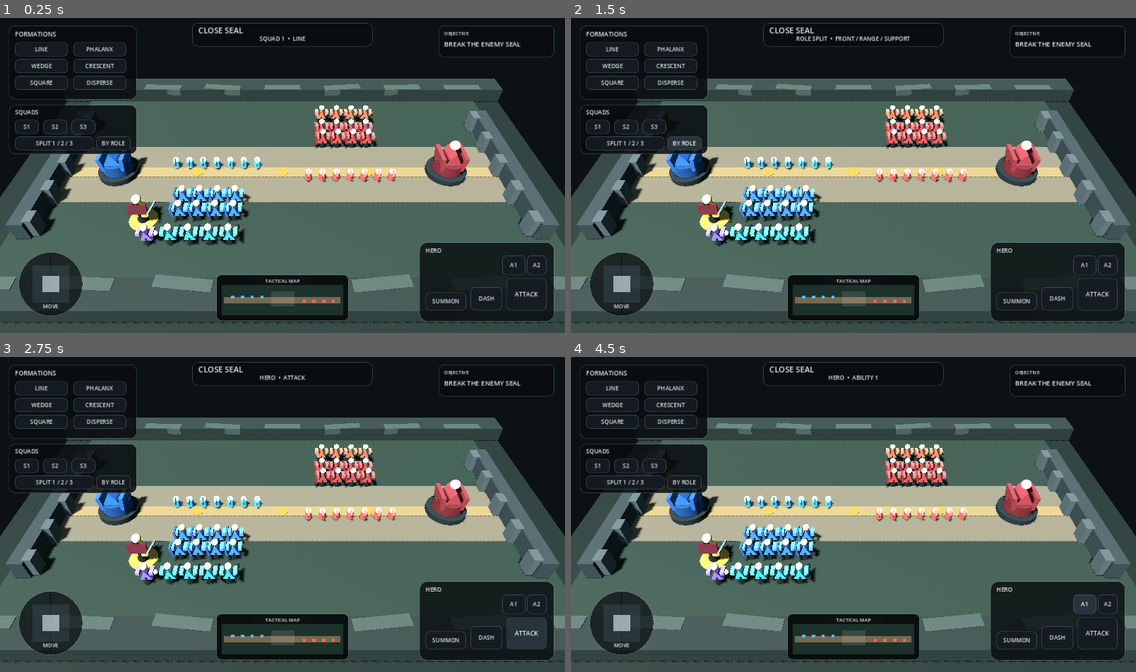
Above: before the commit, frames 1-4 (two rows, left to right).
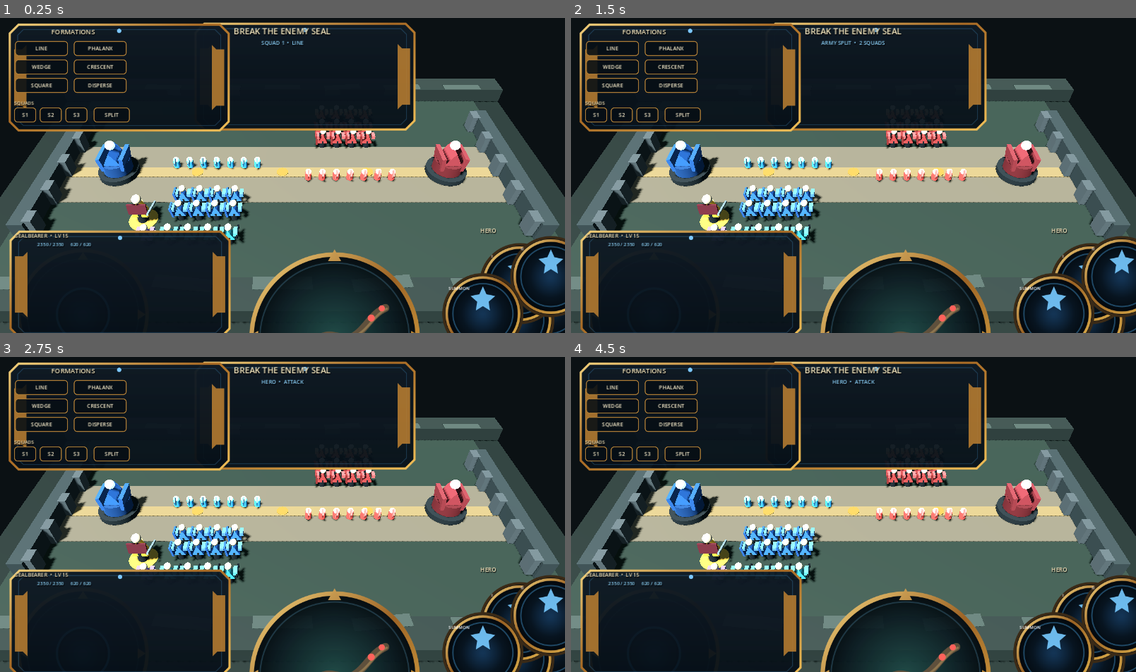
Above: after the commit, the same moments.

Repository: heliossamuelhernandezreyes/Closeseal
Game: Godot game, scene res://src/prototype/greybox_battlefield.tscn
Same seed, same stepped clock (60 frames per second), same inputs: the game is played once before the commit and once after it.
Inputs (mouse positions are in pixels of both pictures, inside the frame that each line leads up to):
- Up to frame 1 (0.25 s): no input
- Up to frame 2 (1.5 s): click "SPLIT 1 / 2 / 3" (after the commit: "SPLIT") at 0.5 s; click (684, 144) at 1.25 s, where only the run before the commit has a clickable "BY ROLE"
- Up to frame 3 (2.75 s): click "ATTACK" at 2 s
- Up to frame 4 (4.5 s): click "DASH" at 2.75 s; click (1062, 596) at 3.5 s, where only the run after the commit has a clickable "I"; click (1085, 602) at 4.25 s, where only the run before the commit has a clickable "A1"

The runs differ from the first frame. In frame 1, 36% of the frame differs, in the area x 1-100%, y 1-100%; in frame 2, 37%; in frame 3, 37%; in frame 4, 37%.

Commit message:
Skin tactical HUD with transparent modular art

Diff:
--- a/src/prototype/tactical_hud.gd
+++ b/src/prototype/tactical_hud.gd
@@ -3,30 +3,28 @@
 var selected_formation := "LINE"
 var selected_squad := 1
 var status_label: Label
-var formation_buttons: Array[Button] = []
-var squad_buttons: Array[Button] = []
+
+const PANEL_TEX = preload("res://assets/ui/ornate_panel.svg")
+const ABILITY_TEX = preload("res://assets/ui/ability_ring.svg")
+const JOYSTICK_TEX = preload("res://assets/ui/joystick_frame.svg")
+const MINIMAP_TEX = preload("res://assets/ui/minimap_frame.svg")
 
 func _ready() -> void:
     layer = 10
     _build_hud()
 
-func _panel(rect: Rect2, color: Color, radius := 12.0) -> Panel:
-    var p := Panel.new()
-    p.position = rect.position
-    p.size = rect.size
-    var style := StyleBoxFlat.new()
-    style.bg_color = color
-    style.border_color = Color(0.75, 0.82, 0.86, 0.18)
-    style.set_border_width_all(1)
-    style.corner_radius_top_left = int(radius)
-    style.corner_radius_top_right = int(radius)
-    style.corner_radius_bottom_left = int(radius)
-    style.corner_radius_bottom_right = int(radius)
-    p.add_theme_stylebox_override("panel", style)
-    add_child(p)
-    return p
+func _tex(parent: Node, texture: Texture2D, pos: Vector2, size_: Vector2, mouse := Control.MOUSE_FILTER_IGNORE) -> TextureRect:
+    var t := TextureRect.new()
+    t.texture = texture
+    t.position = pos
+    t.size = size_
+    t.expand_mode = TextureRect.EXPAND_IGNORE_SIZE
+    t.stretch_mode = TextureRect.STRETCH_KEEP_ASPECT_CENTERED
+    t.mouse_filter = mouse
+    parent.add_child(t)
+    return t
 
-func _label(parent: Node, text_: String, pos: Vector2, size_: Vector2, font_size := 16, align := HORIZONTAL_ALIGNMENT_LEFT) -> Label:
+func _label(parent: Node, text_: String, pos: Vector2, size_: Vector2, font_size := 16, align := HORIZONTAL_ALIGNMENT_LEFT, color := Color("f3e5bd")) -> Label:
     var l := Label.new()
     l.text = text_
     l.position = pos
@@ -34,115 +32,128 @@
     l.horizontal_alignment = align
     l.vertical_alignment = VERTICAL_ALIGNMENT_CENTER
     l.add_theme_font_size_override("font_size", font_size)
-    l.add_theme_color_override("font_color", Color("e7edf1"))
+    l.add_theme_color_override("font_color", color)
+    l.add_theme_color_override("font_shadow_color", Color(0,0,0,.75))
+    l.add_theme_constant_override("shadow_offset_x", 1)
+    l.add_theme_constant_override("shadow_offset_y", 2)
     parent.add_child(l)
     return l
 
-func _button(parent: Node, text_: String, pos: Vector2, size_: Vector2) -> Button:
+func _glass_button(parent: Node, text_: String, pos: Vector2, size_: Vector2) -> Button:
     var b := Button.new()
     b.text = text_
     b.position = pos
     b.size = size_
     b.focus_mode = Control.FOCUS_NONE
-    b.add_theme_font_size_override("font_size", 13)
+    b.add_theme_font_size_override("font_size", 12)
+    b.add_theme_color_override("font_color", Color("f5e9c8"))
     var normal := StyleBoxFlat.new()
-    normal.bg_color = Color(0.08,0.11,0.13,0.92)
-    normal.border_color = Color(0.45,0.55,0.60,0.45)
-    normal.set_border_width_all(1)
-    normal.set_corner_radius_all(9)
+    normal.bg_color = Color(0.025,0.055,0.08,0.88)
+    normal.border_color = Color("a87935")
+    normal.set_border_width_all(2)
+    normal.set_corner_radius_all(7)
     var hover := normal.duplicate()
-    hover.bg_color = Color(0.16,0.21,0.24,0.95)
+    hover.bg_color = Color(0.05,0.18,0.29,0.94)
+    hover.border_color = Color("e8c263")
     var pressed := normal.duplicate()
-    pressed.bg_color = Color(0.72,0.53,0.20,0.98)
+    pressed.bg_color = Color(0.04,0.27,0.46,0.98)
+    pressed.border_color = Color("79c9ff")
     b.add_theme_stylebox_override("normal", normal)
     b.add_theme_stylebox_override("hover", hover)
     b.add_theme_stylebox_override("pressed", pressed)
     parent.add_child(b)
     return b
 
+func _ability(parent: Node, text_: String, pos: Vector2, diameter: float) -> Button:
+    _tex(parent, ABILITY_TEX, pos, Vector2(diameter, diameter))
+    var b := Button.new()
+    b.text = text_
+    b.position = pos
+    b.size = Vector2(diameter, diameter)
+    b.focus_mode = Control.FOCUS_NONE
+    b.flat = true
+    b.add_theme_font_size_override("font_size", int(max(10.0, diameter * .13)))
+    b.add_theme_color_override("font_color", Color.WHITE)
+    b.add_theme_color_override("font_hover_color", Color("9cdbff"))
+    b.add_theme_color_override("font_pressed_color", Color("ffd978"))
+    parent.add_child(b)
+    return b
+
+func _panel_art(parent: Node, pos: Vector2, size_: Vector2) -> Control:
+    var root := Control.new()
+    root.position = pos
+    root.size = size_
+    parent.add_child(root)
+    _tex(root, PANEL_TEX, Vector2.ZERO, size_)
+    return root
+
 func _build_hud() -> void:
-    var viewport_size := get_viewport().get_visible_rect().size
+    var vp := get_viewport().get_visible_rect().size
 
-    # Top command/status ribbon.
-    var top := _panel(Rect2(Vector2(viewport_size.x * 0.34, 16), Vector2(viewport_size.x * 0.32, 54)), Color(0.035,0.05,0.06,0.90), 14)
-    _label(top, "CLOSE SEAL", Vector2(14,4), Vector2(140,22), 18)
-    status_label = _label(top, "SQUAD 1  •  LINE", Vector2(14,25), Vector2(top.size.x-28,22), 13, HORIZONTAL_ALIGNMENT_CENTER)
+    # Objective ribbon / battle identity.
+    var objective := _panel_art(self, Vector2(vp.x * .34, 10), Vector2(vp.x * .32, 78))
+    _label(objective, "BREAK THE ENEMY SEAL", Vector2(20,10), Vector2(objective.size.x-40,30), 19, HORIZONTAL_ALIGNMENT_CENTER)
+    status_label = _label(objective, "SQUAD 1  •  LINE", Vector2(24,40), Vector2(objective.size.x-48,22), 12, HORIZONTAL_ALIGNMENT_CENTER, Color("8ed5ff"))
 
-    # Formation command cluster — upper left.
-    var forms := _panel(Rect2(Vector2(20, 22), Vector2(290, 168)), Color(0.035,0.05,0.06,0.88), 14)
-    _label(forms, "FORMATIONS", Vector2(14,8), Vector2(170,24), 14)
+    # Formation command surface.
+    var command := _panel_art(self, Vector2(14, 12), Vector2(304, 252))
+    _label(command, "FORMATIONS", Vector2(18,12), Vector2(268,24), 15, HORIZONTAL_ALIGNMENT_CENTER)
     var names := ["LINE", "PHALANX", "WEDGE", "CRESCENT", "SQUARE", "DISPERSE"]
     for i in range(names.size()):
         var row := i / 2
         var col := i % 2
-        var b := _button(forms, names[i], Vector2(14 + col * 132, 38 + row * 38), Vector2(120, 32))
+        var b := _glass_button(command, names[i], Vector2(20 + col*133, 45 + row*42), Vector2(120,34))
         b.pressed.connect(_on_formation_pressed.bind(names[i]))
-        formation_buttons.append(b)
+    _label(command, "SQUADS", Vector2(18,174), Vector2(86,18), 11)
+    for i in range(3):
+        var sb := _glass_button(command, "S%d" % (i+1), Vector2(18+i*58,196), Vector2(50,34))
+        sb.pressed.connect(_on_squad_pressed.bind(i+1))
+    var split := _glass_button(command, "SPLIT", Vector2(198,196), Vector2(82,34))
+    split.pressed.connect(_on_split_pressed)
 
-    # Squad selection / split strip.
-    var squads := _panel(Rect2(Vector2(20, 202), Vector2(290, 112)), Color(0.035,0.05,0.06,0.86), 14)
-    _label(squads, "SQUADS", Vector2(14,6), Vector2(120,22), 13)
-    for i in range(3):
-        var sb := _button(squads, "S%d" % (i+1), Vector2(14 + i*64, 34), Vector2(54, 32))
-        sb.pressed.connect(_on_squad_pressed.bind(i+1))
-        squad_buttons.append(sb)
-    var split := _button(squads, "SPLIT 1 / 2 / 3", Vector2(14,72), Vector2(178,28))
-    split.pressed.connect(_on_split_pressed)
-    var role := _button(squads, "BY ROLE", Vector2(198,72), Vector2(78,28))
-    role.pressed.connect(_on_role_split_pressed)
+    # Left thumb movement control, visually skinned but kept as its own input zone.
+    var joy_size := 176.0
+    var joy_pos := Vector2(28, vp.y-joy_size-26)
+    _tex(self, JOYSTICK_TEX, joy_pos, Vector2(joy_size,joy_size))
+    var joy_hit := Control.new()
+    joy_hit.position = joy_pos
+    joy_hit.size = Vector2(joy_size,joy_size)
+    joy_hit.mouse_filter = Control.MOUSE_FILTER_STOP
+    joy_hit.gui_input.connect(_on_joystick_input)
+    add_child(joy_hit)
 
-    # Virtual joystick — lower left.
-    var joy := _panel(Rect2(Vector2(42, viewport_size.y - 184), Vector2(146,146)), Color(0.03,0.045,0.055,0.72), 73)
-    var ring := ColorRect.new()
-    ring.position = Vector2(31,31)
-    ring.size = Vector2(84,84)
-    ring.color = Color(0.25,0.34,0.38,0.36)
-    joy.add_child(ring)
-    var nub := ColorRect.new()
-    nub.position = Vector2(54,54)
-    nub.size = Vector2(38,38)
-    nub.color = Color(0.78,0.84,0.86,0.72)
-    joy.add_child(nub)
-    _label(joy, "MOVE", Vector2(36,112), Vector2(74,22), 12, HORIZONTAL_ALIGNMENT_CENTER)
+    # Tactical minimap, centered low and intentionally smaller than the concept sheet.
+    var map_size := 184.0
+    var map_pos := Vector2((vp.x-map_size)/2.0, vp.y-map_size-16)
+    _tex(self, MINIMAP_TEX, map_pos, Vector2(map_size,map_size))
+    var map_hit := Control.new()
+    map_hit.position = map_pos + Vector2(18,18)
+    map_hit.size = Vector2(map_size-36,map_size-36)
+    map_hit.mouse_filter = Control.MOUSE_FILTER_STOP
+    map_hit.gui_input.connect(_on_minimap_input)
+    add_child(map_hit)
 
-    # Tactical minimap — lower center.
-    var map_w := 300.0
-    var minimap := _panel(Rect2(Vector2((viewport_size.x-map_w)/2.0, viewport_size.y-132), Vector2(map_w,104)), Color(0.025,0.038,0.04,0.94), 10)
-    _label(minimap, "TACTICAL MAP", Vector2(8,2), Vector2(map_w-16,18), 11, HORIZONTAL_ALIGNMENT_CENTER)
-    var field := ColorRect.new()
-    field.position = Vector2(12,24)
-    field.size = Vector2(map_w-24,68)
-    field.color = Color("1d322b")
-    minimap.add_child(field)
-    var lane := ColorRect.new()
-    lane.position = Vector2(18,51)
-    lane.size = Vector2(map_w-36,14)
-    lane.color = Color("77684f")
-    minimap.add_child(lane)
-    for px in [34,56,78,100]:
-        var dot := ColorRect.new(); dot.position = Vector2(px,47); dot.size = Vector2(7,7); dot.color = Color("58b8ff"); minimap.add_child(dot)
-    for px in [196,218,240,262]:
-        var dot := ColorRect.new(); dot.position = Vector2(px,57); dot.size = Vector2(7,7); dot.color = Color("ff675f"); minimap.add_child(dot)
-    var cam := ColorRect.new(); cam.position = Vector2(125,38); cam.size = Vector2(52,34); cam.color = Color(1,1,1,0.12); minimap.add_child(cam)
-
-    # Hero actions — lower right.
-    var actions := _panel(Rect2(Vector2(viewport_size.x-330, viewport_size.y-206), Vector2(306,180)), Color(0.035,0.05,0.06,0.82), 18)
-    _label(actions, "HERO", Vector2(14,8), Vector2(80,20), 13)
-    var attack := _button(actions, "ATTACK", Vector2(198,82), Vector2(90,72)); attack.add_theme_font_size_override("font_size", 14)
-    var dash := _button(actions, "DASH", Vector2(116,102), Vector2(72,52))
-    var a1 := _button(actions, "A1", Vector2(188,30), Vector2(52,44))
-    var a2 := _button(actions, "A2", Vector2(244,30), Vector2(44,44))
-    var summon := _button(actions, "SUMMON", Vector2(14,114), Vector2(92,40))
+    # Hero action wheel. Art is independent from hitboxes.
+    var action_root := Control.new()
+    action_root.position = Vector2(vp.x-330, vp.y-244)
+    action_root.size = Vector2(310,220)
+    add_child(action_root)
+    _label(action_root, "HERO", Vector2(96,0), Vector2(120,24), 13, HORIZONTAL_ALIGNMENT_CENTER)
+    var attack := _ability(action_root, "ATTACK", Vector2(196,82), 108)
+    var dash := _ability(action_root, "DASH", Vector2(118,118), 72)
+    var a1 := _ability(action_root, "I", Vector2(132,36), 66)
+    var a2 := _ability(action_root, "II", Vector2(202,20), 64)
+    var summon := _ability(action_root, "SUMMON", Vector2(48,104), 76)
     attack.pressed.connect(_action_feedback.bind("ATTACK"))
     dash.pressed.connect(_action_feedback.bind("DASH"))
-    a1.pressed.connect(_action_feedback.bind("ABILITY 1"))
-    a2.pressed.connect(_action_feedback.bind("ABILITY 2"))
+    a1.pressed.connect(_action_feedback.bind("ABILITY I"))
+    a2.pressed.connect(_action_feedback.bind("ABILITY II"))
     summon.pressed.connect(_action_feedback.bind("SUMMON"))
 
-    # Objective/readability marker.
-    var objective := _panel(Rect2(Vector2(viewport_size.x-286, 22), Vector2(262,72)), Color(0.035,0.05,0.06,0.86), 12)
-    _label(objective, "OBJECTIVE", Vector2(12,6), Vector2(100,20), 11)
-    _label(objective, "BREAK THE ENEMY SEAL", Vector2(12,28), Vector2(238,28), 15)
+    # Small hero readout; keeps world readable while adding game identity.
+    var hero := _panel_art(self, Vector2(16, vp.y-238), Vector2(260,52))
+    _label(hero, "SEALBEARER  •  LV 15", Vector2(18,6), Vector2(224,18), 12)
+    _label(hero, "2350 / 2350     620 / 620", Vector2(18,25), Vector2(224,17), 11, HORIZONTAL_ALIGNMENT_CENTER, Color("8fd8ff"))
 
 func _on_formation_pressed(name_: String) -> void:
     selected_formation = name_
@@ -156,11 +167,20 @@
     selected_squad = min(selected_squad + 1, 3)
     status_label.text = "ARMY SPLIT  •  %d SQUADS" % selected_squad
 
-func _on_role_split_pressed() -> void:
-    status_label.text = "ROLE SPLIT  •  FRONT / RANGE / SUPPORT"
-
 func _action_feedback(action_name: String) -> void:
     status_label.text = "HERO  •  " + action_name
 
+func _on_joystick_input(event: InputEvent) -> void:
+    if event is InputEventScreenTouch and event.pressed:
+        status_label.text = "HERO MOVEMENT"
+    elif event is InputEventMouseButton and event.pressed:
+        status_label.text = "HERO MOVEMENT"
+
+func _on_minimap_input(event: InputEvent) -> void:
+    if event is InputEventScreenTouch and event.pressed:
+        status_label.text = "CAMERA  •  MINIMAP"
+    elif event is InputEventMouseButton and event.pressed:
+        status_label.text = "CAMERA  •  MINIMAP"
+
 func _refresh_status() -> void:
     status_label.text = "SQUAD %d  •  %s" % [selected_squad, selected_formation]
